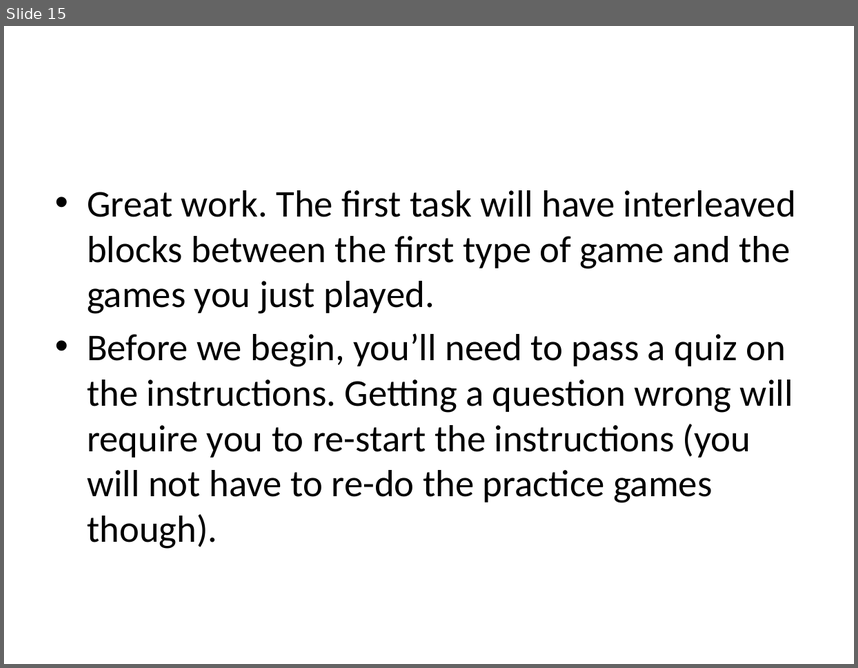
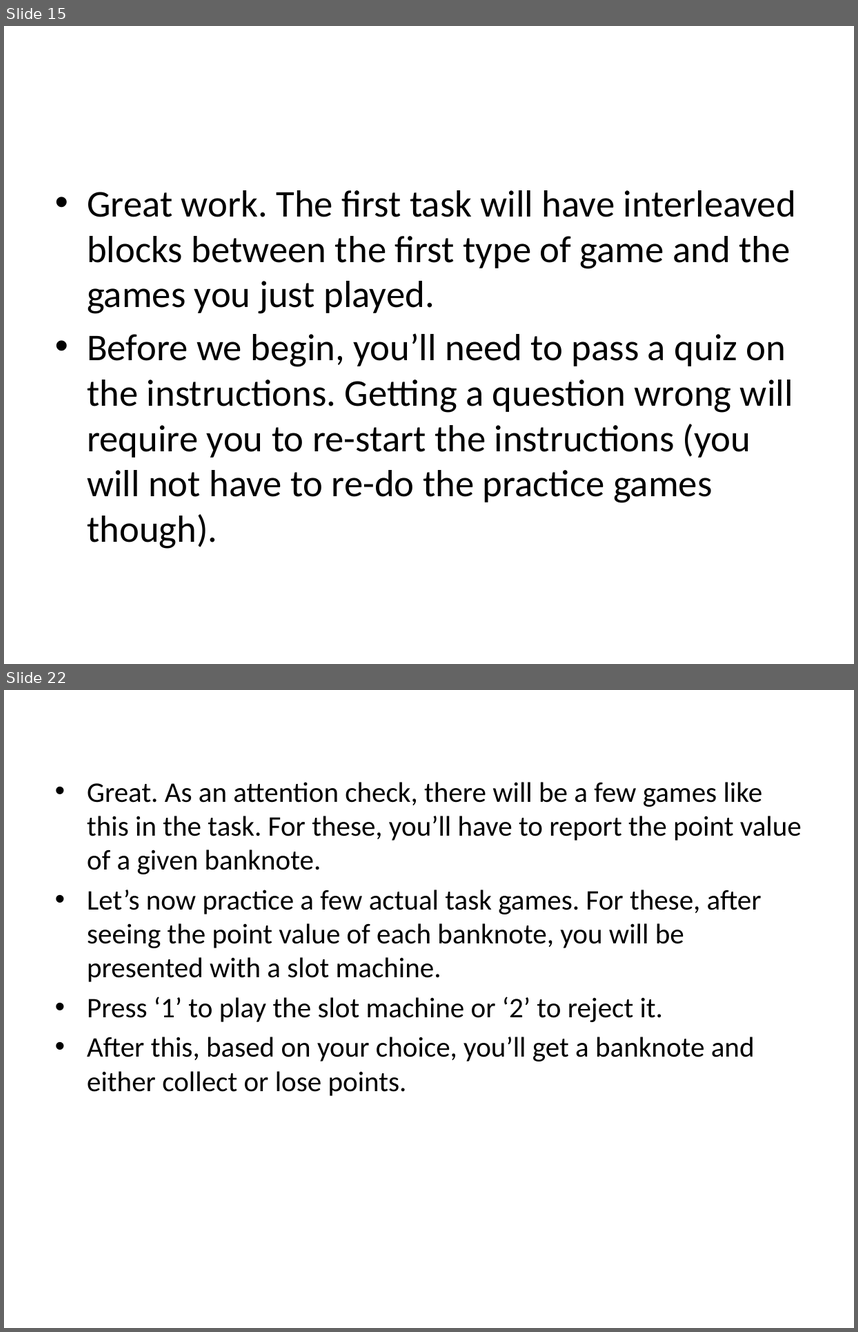
Before and after one commit to evanrussek/uws_jsp, a slide deck: Stimuli/uws_instr_slides.pptx. Shown one above the other, each under a label of ours: slide 15 before the commit, slides 15 and 22 after it; the slides between them are not shown. The pictures are 858x668 and 858x1332 pixels, drawn with LibreOffice and Linux fonts; fonts in the diff are those of the drawing. Boxes give left, top, right and bottom in pixels: in the first picture for what was removed or moved away, otherwise in the second. Text is boxed around its words. In the diff, an @@ line names an element or a change of style, - is before the commit and + after.

```diff
--- a/Stimuli/uws_instr_slides.pptx
+++ b/Stimuli/uws_instr_slides.pptx
@@ slide 22 added at box(4, 690, 854, 1328), background #FFFFFF @@
@@ text added at box(87, 782, 802, 1096), 24 pt, text #000000 @@
+• Great. As an attention check, there will be a few games like this in the task. For these, you’ll have to report the point value of a given banknote.
+• Let’s now practice a few actual task games. For these, after seeing the point value of each banknote, you will be presented with a slot machine.
+• Press ‘1’ to play the slot machine or ‘2’ to reject it.
+• After this, based on your choice, you’ll get a banknote and either collect or lose points.
```
Also in this commit, not shown: 8 other slides added, 10 other files.
